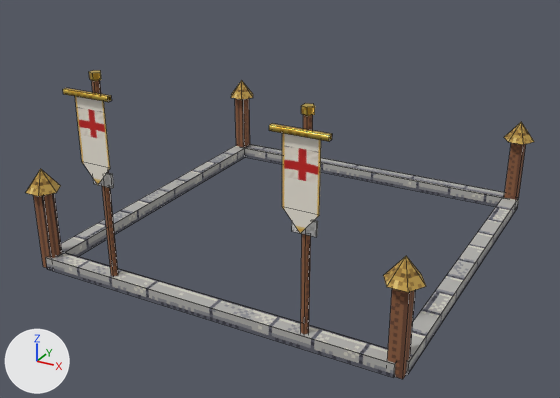
What one commit did to the Blender file art_source/blender/britons/upgrade_kit.blend.
Both versions are drawn from a camera (50 mm lens) standing at (3.26, -6.35, 3.51) and looking at (-0.01, -0.39, 0.53). Arrows for +X, +Y and +Z are at lower left; the lights stay in place. The picture after the commit comes second. Mesh edges are drawn as thin lines.

In view in the first picture: 'upgrade_kit_britons'.
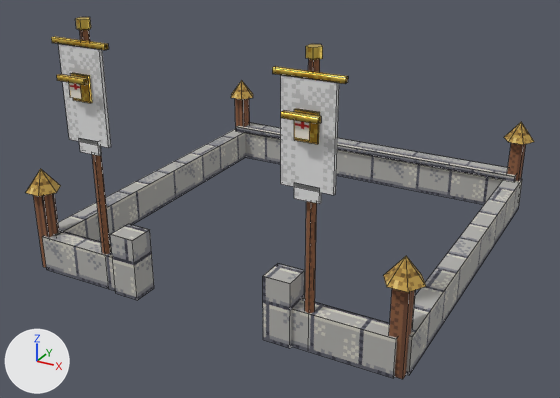
The change, as a diff of the scene's bpy script:
```diff
--- a/art_source/blender/britons/upgrade_kit.blend.py
+++ b/art_source/blender/britons/upgrade_kit.blend.py
@@ me_upgrade_kit_britons @@
 # used by ob_upgrade_kit_britons; location = (0.0, 0.0, 0.0)
-me_upgrade_kit_britons.from_pydata(...)  # 362 vertices, 110 faces; spans x -1.88..1.88, y -1.88..1.86, z 0.0..1.96
+me_upgrade_kit_britons.from_pydata(...)  # 532 vertices, 156 faces; spans x -1.88..1.88, y -1.97..1.86, z 0.0..2.38
+# me_upgrade_kit_britons part 1: the loose piece of 4 vertices spanning x -1.72..1.72, y 1.64..1.8, z 0.12 is moved by (0.0, 0.0, 0.22)
+# me_upgrade_kit_britons part 2: the loose piece of 4 vertices spanning x -1.8..-1.64, y -1.72..1.72, z 0.12 is moved by (0.0, 0.0, 0.22)
+# me_upgrade_kit_britons part 3: the loose piece of 4 vertices spanning x 1.64..1.8, y -1.72..1.72, z 0.12 is moved by (0.0, 0.0, 0.22)
+# me_upgrade_kit_britons part 4: the loose piece of 10 vertices spanning x -0.98..-0.92, y -1.77..-1.71, z 0.0..1.9 is scaled about its middle by (1.14, 1.14, 1.21), then moved by (-0.05, -0.02, 0.2)
+# me_upgrade_kit_britons part 5: the loose piece of 10 vertices spanning x -0.99..-0.9, y -1.79..-1.69, z 1.9..1.96 is moved by (-0.05, -0.02, 0.41)
+# me_upgrade_kit_britons part 6: the loose piece of 5 vertices spanning x 0.91..1.0, y -1.79..-1.69, z 1.96 is moved by (-1.95, -0.02, 0.42)
+# me_upgrade_kit_britons part 7: the loose piece of 4 vertices spanning x -1.05..-0.85, y -1.78, z 0.99..1.11 is moved by (-0.05, -0.07, 0.3)
+# me_upgrade_kit_britons part 8: the loose piece of 4 vertices spanning x -0.85, y -1.78..-1.76, z 0.99..1.11 is moved by (-0.05, -0.06, 0.3)
+# me_upgrade_kit_britons part 9: the loose piece of 8 vertices spanning x -1.18..-0.72, y -1.88..-1.84, z 1.78..1.82 is multiplied about its middle by the matrix ((-1.17, 0.0, 0.0), (0.0, 0.0, -1.17), (0.0, -1.17, 0.0)), then moved by (-0.05, 0.03, 0.4)
+# me_upgrade_kit_britons part 10: the loose piece of 10 vertices spanning x 0.92..0.99, y -1.77..-1.71, z 0.0..1.9 is rebuilt with 10 vertices and now spans x 0.97..1.04, y -1.8..-1.72, z 0.0..2.3
+# me_upgrade_kit_britons part 11: the loose piece of 4 vertices spanning x 1.72, y -1.8..-1.64, z 0.0..0.12 is rebuilt with 4 vertices and now spans x 1.72, y -1.81..-1.63, z 0.0..0.34
+# me_upgrade_kit_britons part 12: the loose piece of 4 vertices spanning x -1.72..1.72, y 1.64, z 0.0..0.12 is rebuilt with 4 vertices and now spans x -1.72..1.72, y 1.63, z 0.0..0.34
+# me_upgrade_kit_britons part 13: the loose piece of 4 vertices spanning x -1.64, y -1.72..1.72, z 0.0..0.12 is rebuilt with 4 vertices and now spans x -1.63, y -1.72..1.72, z 0.0..0.34
+# me_upgrade_kit_britons part 14: the loose piece of 4 vertices spanning x 1.64..1.8, y -1.72, z 0.0..0.12 is rebuilt with 4 vertices and now spans x 1.63..1.81, y -1.72, z 0.0..0.34
+# me_upgrade_kit_britons part 15: the loose piece of 4 vertices spanning x 1.8, y -1.72..1.72, z 0.0..0.12 is rebuilt with 4 vertices and now spans x 1.81, y -1.72..1.72, z 0.0..0.34
+# me_upgrade_kit_britons part 16: 10 loose pieces with 50 vertices, spanning x -1.1..1.18, y -1.88..-1.69, z 0.99..1.96, are deleted
+# me_upgrade_kit_britons part 17: 20 vertices removed from x -1.72..1.72, y -1.84..-1.64, z 0.0..1.8; 220 vertices added at x -1.72..1.72, y -1.97..-1.6, z 0.0..2.38
+# me_upgrade_kit_britons part 18: 20 vertices added at x -1.75..1.75, y 1.6..1.84, z 0.34..0.4
+# other edits to the shape of me_upgrade_kit_britons do not show in these pictures
 me_upgrade_kit_britons.materials.append(mat_pe_stonegrey)
```

Location of each change, (x1, y1, x2, y2) in pixels of the pictures (560 x 398 px; the box of a moved part takes in the faces that stretch with it):
'upgrade_kit_britons', reshaped (17% taller)
    before: (26, 70, 534, 379)
    after: (26, 17, 534, 379)
part 1 of me_upgrade_kit_britons, moved or reshaped (not visible afterwards)
    before: (243, 144, 505, 198)
part 2 of me_upgrade_kit_britons, moved or reshaped
    before: (58, 146, 245, 256)
    after: (56, 129, 243, 235)
part 3 of me_upgrade_kit_britons, moved or reshaped
    before: (407, 196, 519, 362)
    after: (409, 179, 522, 337)
part 4 of me_upgrade_kit_britons, moved or reshaped
    before: (92, 80, 118, 276)
    after: (79, 29, 111, 254)
part 5 of me_upgrade_kit_britons, moved or reshaped
    before: (89, 71, 101, 81)
    after: (75, 18, 91, 30)
part 6 of me_upgrade_kit_britons, moved or reshaped
    before: (301, 103, 315, 107)
    after: (76, 17, 90, 20)
part 7 of me_upgrade_kit_britons, moved or reshaped
    before: (93, 174, 112, 188)
    after: (79, 138, 99, 156)
part 8 of me_upgrade_kit_britons, moved or reshaped
    before: (111, 174, 114, 188)
    after: (98, 146, 102, 156)
part 9 of me_upgrade_kit_britons, moved or reshaped
    before: (63, 88, 112, 102)
    after: (51, 36, 109, 50)
part 10 of me_upgrade_kit_britons, rebuilt (23% wider, 16% taller)
    before: (301, 115, 313, 334)
    after: (305, 59, 320, 313)
part 11 of me_upgrade_kit_britons, rebuilt (not visible before)
    after: (393, 339, 397, 378)
part 12 of me_upgrade_kit_britons, rebuilt (22% taller)
    before: (245, 148, 502, 207)
    after: (245, 133, 503, 205)
part 13 of me_upgrade_kit_britons, rebuilt
    before: (65, 149, 245, 257)
    after: (64, 133, 246, 242)
part 14 of me_upgrade_kit_britons, rebuilt
    before: (406, 361, 409, 375)
    after: (406, 336, 412, 375)
part 15 of me_upgrade_kit_britons, rebuilt (11% taller)
    before: (408, 199, 519, 374)
    after: (409, 181, 522, 375)
part 16 of me_upgrade_kit_britons, deleted
    before: (82, 106, 332, 237)
part 17 of me_upgrade_kit_britons, built on
    before: (46, 96, 395, 378)
    after: (42, 44, 397, 378)
part 18 of me_upgrade_kit_britons, added
    after: (236, 123, 516, 182)
